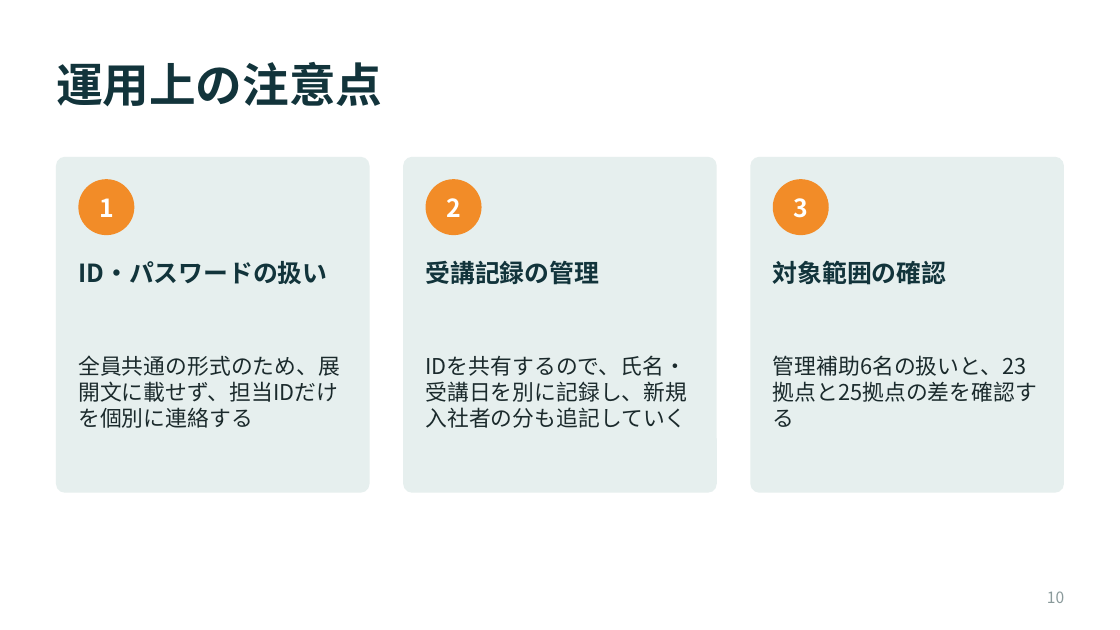
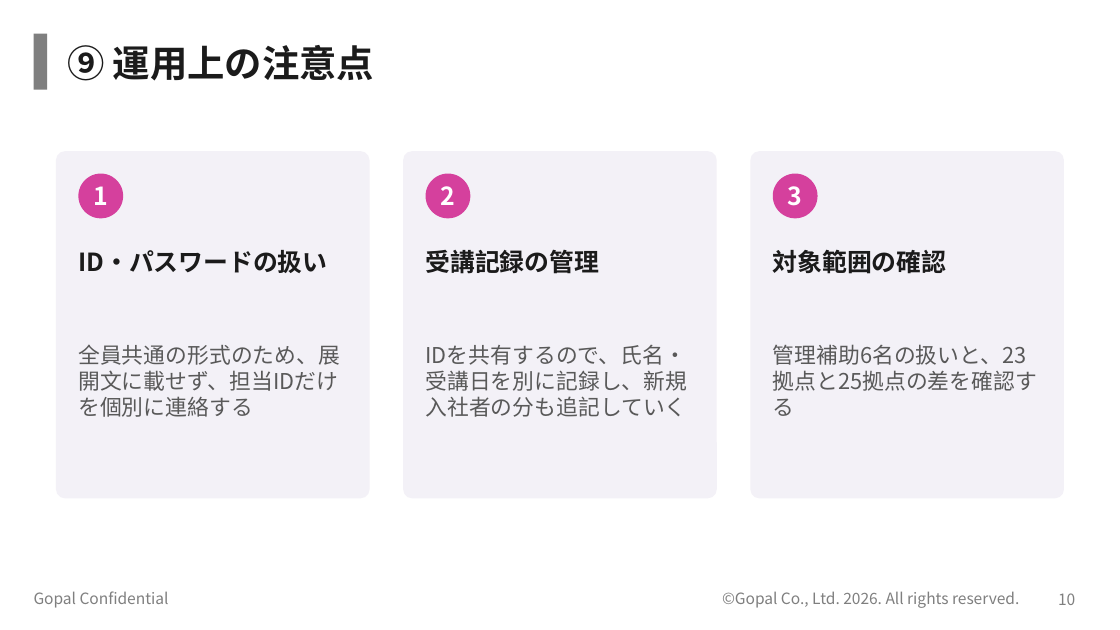
Before and after one commit to kagayugopal-eng/tamu, a slide deck: slide 10 of サプライチェーン基準_受講の進め方.pptx. Drawn at 1120x630 pixels with LibreOffice and Linux fonts; fonts in the diff are those of the drawing; background and template pictures are left out. Boxes give left, top, right and bottom in pixels: in the first picture for what was removed or moved away, otherwise in the second. Text is boxed around its words. In the diff, an @@ line names an element or a change of style, - is before the commit and + after.

```diff
--- a/サプライチェーン基準_受講の進め方.pptx
+++ b/サプライチェーン基準_受講の進め方.pptx
@@ rectangle added at bbox=[34, 34, 47, 90], fill #7F7F7F @@
@@ title at bbox=[67, 45, 374, 81]: text changed; size 30 to 24 pt; text colour #12343B to #1B1B1B @@
-運用上の注意点
+⑨ 運用上の注意点
@@ rounded rectangle: place and size @@
-rounded rectangle at bbox=[56, 157, 370, 493]
+rounded rectangle at bbox=[56, 151, 370, 498]
@@ ellipse "1": place and size @@
-ellipse "1" at bbox=[78, 179, 134, 235]
+ellipse "1" at bbox=[78, 174, 123, 218]
@@ rounded rectangle: place and size @@
-rounded rectangle at bbox=[403, 157, 717, 493]
+rounded rectangle at bbox=[403, 151, 717, 498]
@@ ellipse "2": place and size @@
-ellipse "2" at bbox=[426, 179, 482, 235]
+ellipse "2" at bbox=[426, 174, 470, 218]
@@ fill #E6EFEE to #F3F1F7 in 3 elements at bbox=[56, 151, 370, 498], bbox=[403, 151, 717, 498], bbox=[750, 151, 1064, 498] @@
@@ rounded rectangle: place and size @@
-rounded rectangle at bbox=[750, 157, 1064, 493]
+rounded rectangle at bbox=[750, 151, 1064, 498]
@@ fill #F28C28 to #D5409D in 3 elements at bbox=[78, 174, 123, 218], bbox=[426, 174, 470, 218], bbox=[773, 174, 818, 218] @@
@@ ellipse "3": place and size @@
-ellipse "3" at bbox=[773, 179, 829, 235]
+ellipse "3" at bbox=[773, 174, 818, 218]
@@ 3 texts: place and size @@
-3 texts at bbox=[78, 261, 947, 285]
+3 texts at bbox=[78, 250, 947, 274]
@@ text colour #12343B to #1B1B1B in 3 elements at bbox=[78, 250, 327, 273], bbox=[426, 250, 600, 274], bbox=[773, 250, 947, 274] @@
@@ text "全員共通の形式のため、展開文に載せず、担当IDだけを個別に連絡する": place and size @@
-text "全員共通の形式のため、展開文に載せず、担当IDだけを個別に連絡する" at bbox=[78, 355, 340, 402]
+text "全員共通の形式のため、展開文に載せず、担当IDだけを個別に連絡する" at bbox=[78, 345, 340, 391]
@@ text "IDを共有するので、氏名・受講日を別に記録し、新規入社者の分も追記していく": place and size @@
-text "IDを共有するので、氏名・受講日を別に記録し、新規入社者の分も追記していく" at bbox=[426, 355, 688, 428]
+text "IDを共有するので、氏名・受講日を別に記録し、新規入社者の分も追記していく" at bbox=[426, 345, 688, 417]
@@ text colour #1B2A2C to #595959 in 3 elements at bbox=[78, 345, 340, 391], bbox=[426, 345, 688, 417], bbox=[773, 344, 1027, 365] @@
@@ text "管理補助6名の扱いと、23拠点と25拠点の差を確認する": place and size @@
-text "管理補助6名の扱いと、23拠点と25拠点の差を確認する" at bbox=[773, 355, 1027, 376]
+text "管理補助6名の扱いと、23拠点と25拠点の差を確認する" at bbox=[773, 344, 1027, 365]
@@ text added at bbox=[34, 591, 169, 608], 10 pt, text #7F7F7F @@
+Gopal Confidential
@@ text added at bbox=[722, 591, 1019, 608], 10 pt, text #7F7F7F @@
+©Gopal Co., Ltd. 2026. All rights reserved.
@@ page number: place and size @@
-page number at bbox=[1047, 591, 1064, 603]
+page number at bbox=[1058, 593, 1075, 605]
@@ page number at bbox=[1058, 593, 1075, 605]: text colour #8A9A9B to #7F7F7F @@
```
Also in this commit, not shown: 10 other slides changed.
